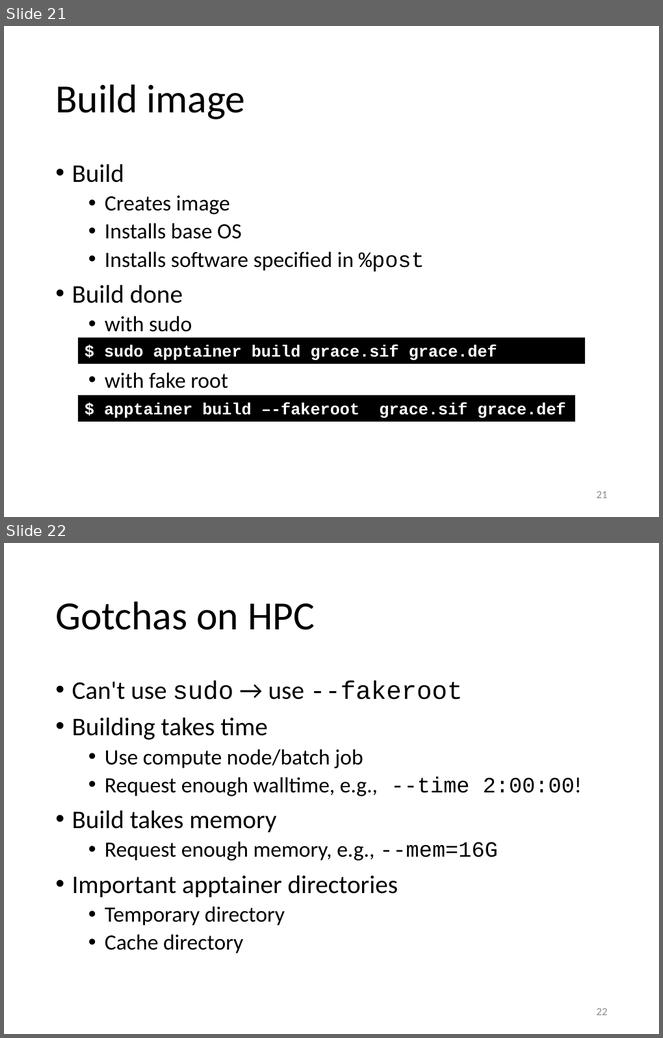
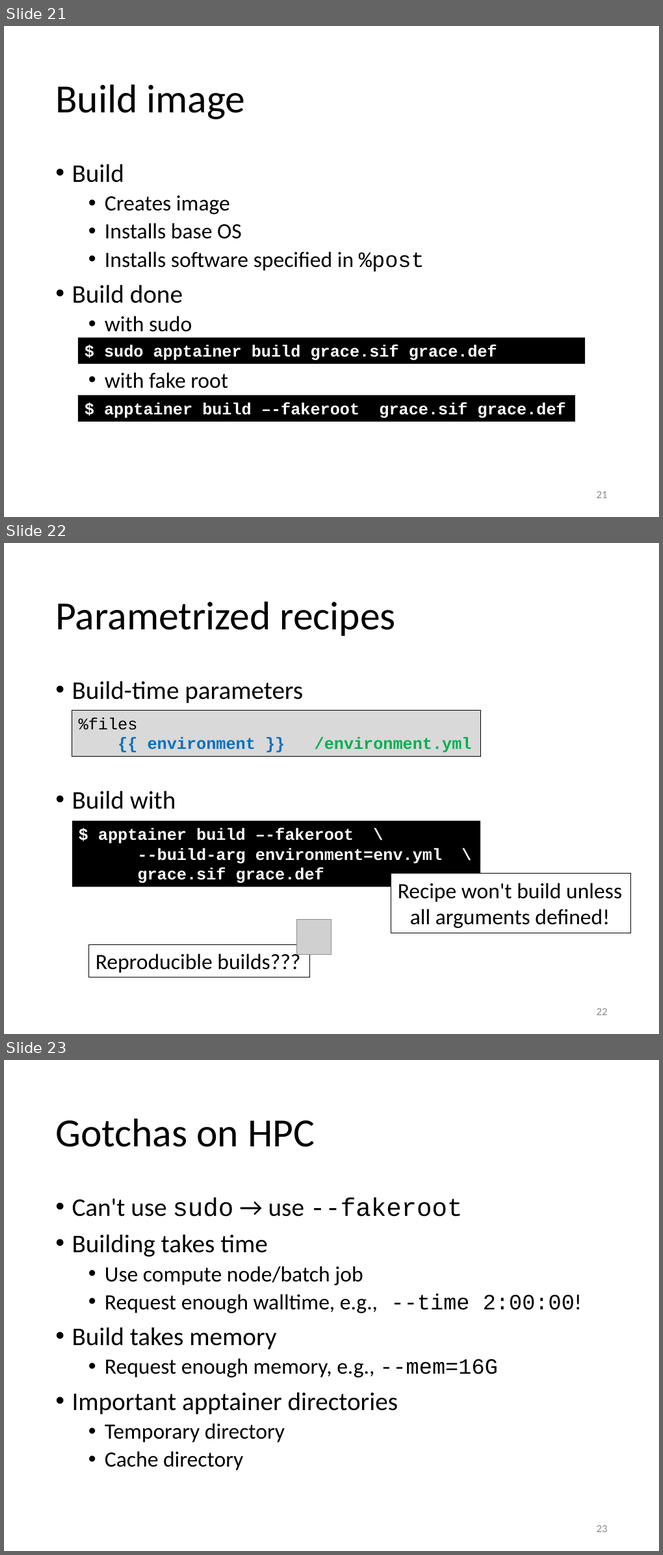
Before and after one commit to gjbex/Containers-for-HPC, a slide deck: containers_for_hpc.pptx. Shown one above the other, each under a label of ours: slides 21 and 22 before the commit, slides 21, 22 and 23 after it. The pictures are 663x1038 and 663x1555 pixels, drawn with LibreOffice and Linux fonts; fonts in the diff are those of the drawing; grey boxes stand for pictures. Boxes give left, top, right and bottom in pixels: in the first picture for what was removed or moved away, otherwise in the second. Text is boxed around its words. In the diff, an @@ line names an element or a change of style, - is before the commit and + after.

Commit message:
Add slide on parameterized recipes

```diff
--- a/containers_for_hpc.pptx
+++ b/containers_for_hpc.pptx
@@ slide 22 added at box(4, 543, 659, 1034), background #FFFFFF @@
@@ title added at box(55, 601, 396, 636), 44 pt, text #000000 @@
+Parametrized recipes
@@ text added at box(72, 681, 303, 809), 28 pt, text #000000 @@
+• Build-time parameters
+• Build with
@@ rectangle added at box(72, 710, 480, 757), fill #D9D9D9, outline #000000 0.75 pt, 18 pt, text #00B050, bold @@
+%files
+{{ environment }} /environment.yml
@@ rectangle added at box(72, 821, 480, 887), fill #000000, 18 pt, text #FFFFFF, bold @@
+$ apptainer build –-fakeroot \
+--build-arg environment=env.yml \
+grace.sif grace.def
@@ rectangle added at box(391, 874, 631, 934), fill #FFFFFF, outline #000000 0.75 pt, 24 pt, text #000000 @@
+Recipe won't build unless
+all arguments defined!
@@ picture added at box(297, 920, 332, 954) @@
@@ rectangle added at box(89, 945, 310, 977), fill #FFFFFF, outline #000000 0.75 pt, 24 pt, text #000000 @@
+Reproducible builds???
@@ page number added at box(597, 1008, 608, 1016), 12 pt, text #8C8C8C @@
+22
@@ what was slide 22 is now slide 23 @@
@@ page number at box(597, 1525, 608, 1533): text changed @@
-22
+23
```
